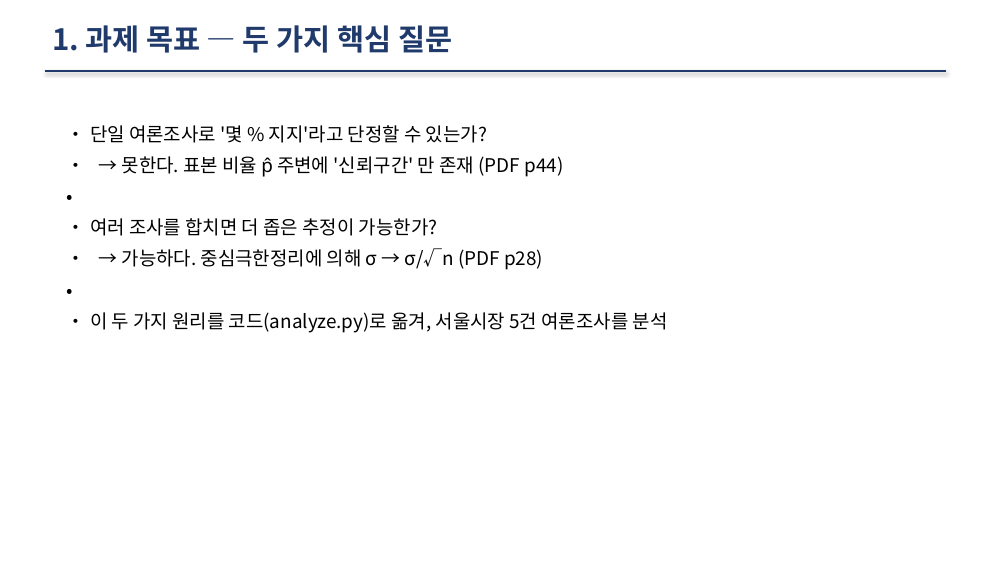
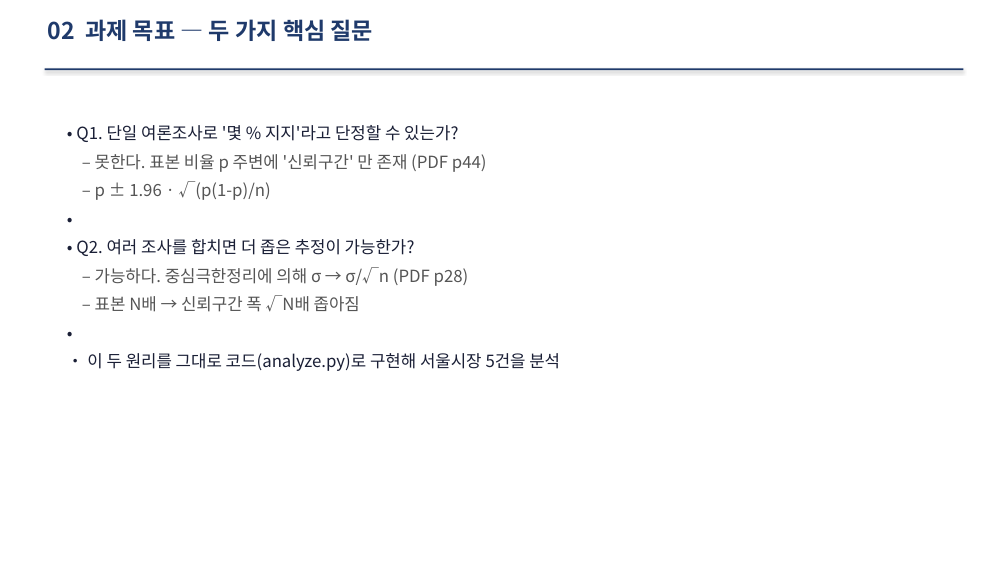
Before and after one commit to chldbswlsl/election, a slide deck: slide 3 of 노희래_통계분석_발표.pptx. Drawn at 1008x567 pixels with LibreOffice and Linux fonts; fonts in the diff are those of the drawing. Boxes give left, top, right and bottom in pixels: in the first picture for what was removed or moved away, otherwise in the second. Text is boxed around its words. In the diff, an @@ line names an element or a change of style, - is before the commit and + after.

```diff
--- a/노희래_통계분석_발표.pptx
+++ b/노희래_통계분석_발표.pptx
@@ text at [48, 19, 373, 41]: text changed; size 28 to 22 pt @@
-1. 과제 목표 — 두 가지 핵심 질문
+02 과제 목표 — 두 가지 핵심 질문
@@ line removed from (45, 71) to (947, 71) @@
@@ rectangle added at [45, 69, 963, 70], fill #1F3A6B @@
@@ text "• Q1. 단일 여론조사로 '몇 ..." at [76, 125, 560, 371]: size 18 to 16 pt, text colour #000000 to #1A1F36 in "•", "•" @@
@@ text at [76, 125, 487, 200]: text changed; size 18 to 16 pt; text colour #000000 to #555555 @@
-• 단일 여론조사로 '몇 % 지지'라고 단정할 수 있는가?
-• → 못한다. 표본 비율 p̂ 주변에 '신뢰구간' 만 존재 (PDF p44)
+• Q1. 단일 여론조사로 '몇 % 지지'라고 단정할 수 있는가?
+– 못한다. 표본 비율 p 주변에 '신뢰구간' 만 존재 (PDF p44)
+– p ± 1.96 · √(p(1-p)/n)
@@ text at [76, 239, 469, 312]: text changed; size 18 to 16 pt; text colour #000000 to #555555 @@
-• 여러 조사를 합치면 더 좁은 추정이 가능한가?
-• → 가능하다. 중심극한정리에 의해 σ → σ/√n (PDF p28)
+• Q2. 여러 조사를 합치면 더 좁은 추정이 가능한가?
+– 가능하다. 중심극한정리에 의해 σ → σ/√n (PDF p28)
+– 표본 N배 → 신뢰구간 폭 √N배 좁아짐
@@ text at [87, 353, 560, 371]: text changed; size 18 to 16 pt; text colour #000000 to #1A1F36 @@
-• 이 두 가지 원리를 코드(analyze.py)로 옮겨, 서울시장 5건 여론조사를 분석
+• 이 두 원리를 그대로 코드(analyze.py)로 구현해 서울시장 5건을 분석
```
Also in this commit, not shown: 11 other slides changed, 4 other files.
